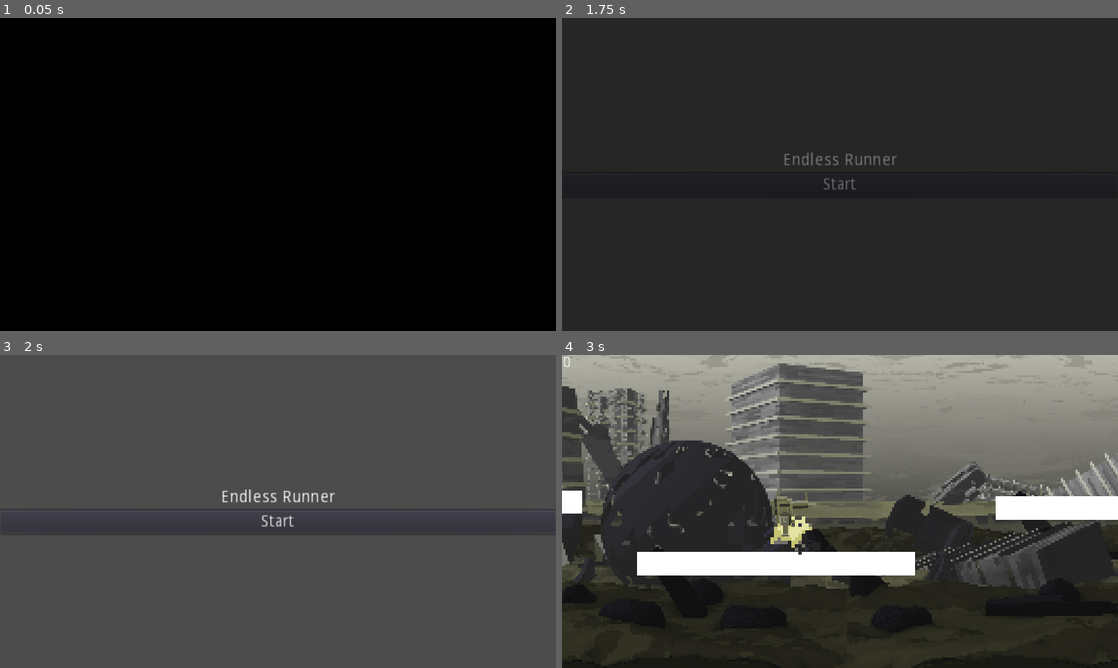
Above: before the commit, frames 1-4 (two rows, left to right).
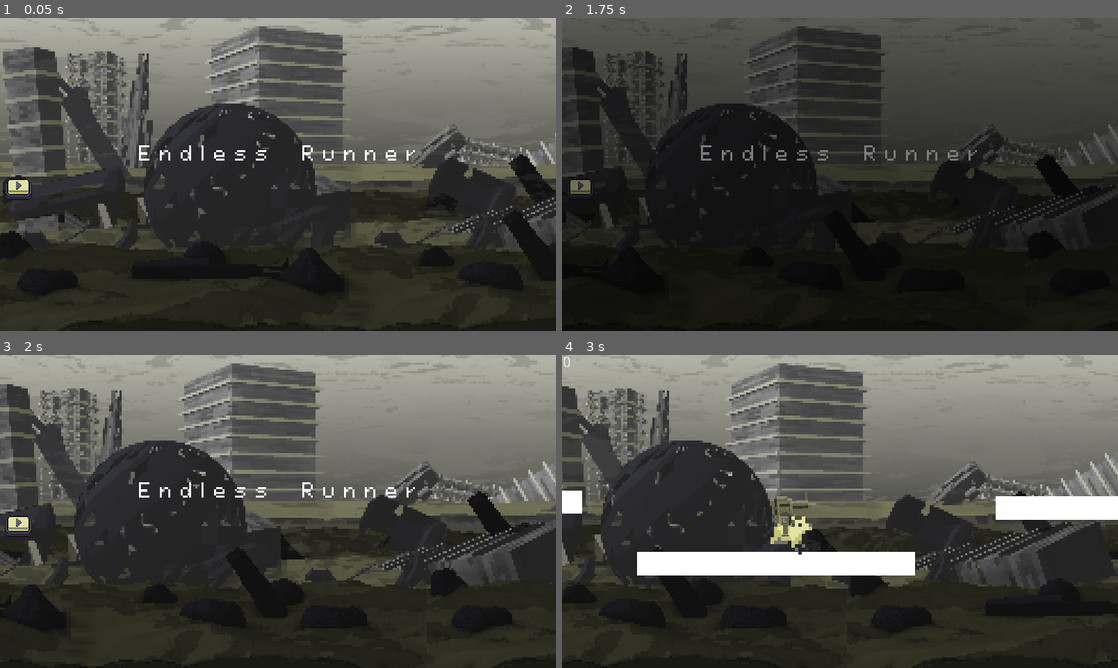
Above: after the commit, the same moments.

Repository: ginestopo/Endless-Runner
Game: Godot game, scene res://scenes/title/title.tscn
Two runs of this game, one before a commit and one after it. Both use one fixed random seed, a clock stepped at 60 frames per second and the inputs below. This scene is started directly instead of the project's main scene.
Inputs (mouse positions are in pixels of both pictures, inside the frame that each line leads up to):
- Up to frame 1 (0.05 s): no input
- Up to frame 2 (1.75 s): click (840, 187) at 0.52 s; click (840, 183) at 1.25 s, where only the run before the commit has a clickable "Start"
- Up to frame 3 (2 s): no input
- Up to frame 4 (3 s): click (840, 520) at 2 s, where only the run before the commit has a clickable "Start"; move the mouse to (962, 495) at 2.77 s; hold D (right) from 2.78 s (still down)

The runs differ from the first frame. In frame 1, 94% of the frame differs, in the area x 0-100%, y 0-100%; in frame 2, 41%; in frame 3, 81%; in frame 4, nothing differs.

Commit message:
Title scene edited
Added an animated play button. Added custom pixel art font.

Diff:
--- a/scenes/title/title.gd
+++ b/scenes/title/title.gd
@@ -8,5 +8,5 @@
 	$FadeController.play("fade_in")
 
 
-func _on_start_pressed() -> void:
+func _on_TextureButton_pressed() -> void:
 	get_tree().change_scene(_start)
--- a/scenes/title/title.tscn
+++ b/scenes/title/title.tscn
@@ -1,9 +1,63 @@
-[gd_scene load_steps=4 format=2]
+[gd_scene load_steps=21 format=2]
 
 [ext_resource path="res://scenes/title/title.gd" type="Script" id=1]
-
-[sub_resource type="Animation" id=1]
-resource_name = "fade_in"
+[ext_resource path="res://resources/pixel art/ParallaxBackground/ParallaxLayers/CloudsLayer.png" type="Texture" id=2]
+[ext_resource path="res://resources/pixel art/ParallaxBackground/ParallaxLayers/foregroundLayer.png" type="Texture" id=3]
+[ext_resource path="res://resources/pixel art/ParallaxBackground/ParallaxLayers/midgroundLayer.png" type="Texture" id=4]
+[ext_resource path="res://resources/pixel art/ParallaxBackground/ParallaxLayers/backgroundLayer.png" type="Texture" id=5]
+[ext_resource path="res://resources/fonts/PixeloidSans.ttf" type="DynamicFontData" id=6]
+[ext_resource path="res://resources/pixel art/UI/play_button1.png" type="Texture" id=7]
+[ext_resource path="res://resources/pixel art/UI/play_button2.png" type="Texture" id=8]
+
+[sub_resource type="Gradient" id=1]
+
+[sub_resource type="GradientTexture" id=2]
+gradient = SubResource( 1 )
+width = 256
+
+[sub_resource type="Shader" id=3]
+code = "shader_type canvas_item;
+
+
+uniform float speed;
+
+
+
+void fragment () {
+	COLOR = texture(TEXTURE, vec2(UV.x + TIME * speed, UV.y));
+
+}"
+
+[sub_resource type="ShaderMaterial" id=4]
+shader = SubResource( 3 )
+shader_param/speed = 0.01
+
+[sub_resource type="ShaderMaterial" id=5]
+shader = SubResource( 3 )
+shader_param/speed = 0.02
+
+[sub_resource type="ShaderMaterial" id=6]
+shader = SubResource( 3 )
+shader_param/speed = 0.03
+
+[sub_resource type="ShaderMaterial" id=7]
+shader = SubResource( 3 )
+shader_param/speed = 0.1
+
+[sub_resource type="ShaderMaterial" id=8]
+shader = SubResource( 3 )
+shader_param/speed = 0.05
+
+[sub_resource type="ShaderMaterial" id=9]
+shader = SubResource( 3 )
+shader_param/speed = 0.2
+
+[sub_resource type="DynamicFont" id=12]
+extra_spacing_char = 7
+extra_spacing_space = 10
+font_data = ExtResource( 6 )
+
+[sub_resource type="Animation" id=10]
 length = 2.0
 tracks/0/type = "value"
 tracks/0/path = NodePath("FadeIn:modulate")
@@ -30,8 +84,7 @@
 "values": [ true, false ]
 }
 
-[sub_resource type="Animation" id=2]
-resource_name = "fade_out"
+[sub_resource type="Animation" id=11]
 length = 3.0
 tracks/0/type = "value"
 tracks/0/path = NodePath("FadeIn:modulate")
@@ -68,6 +121,52 @@
 }
 _start = "res://scenes/world/world.tscn"
 
+[node name="Background" type="Node2D" parent="."]
+scale = Vector2( 0.3, 0.3 )
+
+[node name="Sprite" type="Sprite" parent="Background"]
+modulate = Color( 0.713726, 0.713726, 0.666667, 1 )
+position = Vector2( 1668.8, 391.769 )
+rotation = -1.5708
+scale = Vector2( 3.09461, 1741.07 )
+texture = SubResource( 2 )
+
+[node name="BackClouds" type="Sprite" parent="Background"]
+modulate = Color( 1, 1, 1, 0.564706 )
+material = SubResource( 4 )
+texture = ExtResource( 2 )
+centered = false
+
+[node name="BackLayer" type="Sprite" parent="Background"]
+material = SubResource( 5 )
+position = Vector2( 0, -130 )
+texture = ExtResource( 5 )
+centered = false
+
+[node name="FrontLayer2" type="Sprite" parent="Background"]
+material = SubResource( 6 )
+position = Vector2( 0, -193.333 )
+texture = ExtResource( 3 )
+centered = false
+
+[node name="MidClouds" type="Sprite" parent="Background"]
+modulate = Color( 1, 1, 1, 0.141176 )
+material = SubResource( 7 )
+texture = ExtResource( 2 )
+centered = false
+
+[node name="MidLayer" type="Sprite" parent="Background"]
+material = SubResource( 8 )
+position = Vector2( 0, -3.33332 )
+texture = ExtResource( 4 )
+centered = false
+
+[node name="FrontLayer" type="Sprite" parent="Background"]
+material = SubResource( 9 )
+position = Vector2( 0, -33.3333 )
+texture = ExtResource( 3 )
+centered = false
+
 [node name="VBoxContainer" type="VBoxContainer" parent="."]
 anchor_right = 1.0
 anchor_bottom = 1.0
@@ -77,19 +176,25 @@
 }
 
 [node name="Title" type="Label" parent="VBoxContainer"]
-margin_top = 116.0
+margin_top = 66.0
 margin_right = 480.0
-margin_bottom = 130.0
+margin_bottom = 129.0
+custom_fonts/font = SubResource( 12 )
 text = "Endless Runner"
 align = 1
 
-[node name="Start" type="Button" parent="VBoxContainer"]
-margin_top = 134.0
-margin_right = 480.0
-margin_bottom = 154.0
-text = "Start"
+[node name="TextureButton" type="TextureButton" parent="VBoxContainer"]
+margin_left = 192.0
+margin_top = 99.0
+margin_right = 32.0
+margin_bottom = 32.0
+rect_scale = Vector2( 3, 3 )
+texture_normal = ExtResource( 7 )
+texture_pressed = ExtResource( 8 )
+stretch_mode = 4
 
 [node name="FadeIn" type="ColorRect" parent="."]
+visible = false
 anchor_right = 1.0
 anchor_bottom = 1.0
 color = Color( 0, 0, 0, 1 )
@@ -99,7 +204,7 @@
 }
 
 [node name="FadeController" type="AnimationPlayer" parent="."]
-anims/fade_in = SubResource( 1 )
-anims/fade_out = SubResource( 2 )
-
-[connection signal="pressed" from="VBoxContainer/Start" to="." method="_on_start_pressed"]
+anims/fade_in = SubResource( 10 )
+anims/fade_out = SubResource( 11 )
+
+[connection signal="pressed" from="VBoxContainer/TextureButton" to="." method="_on_TextureButton_pressed"]
Binary file added: resources/fonts/PixeloidSans-Bold.ttf
Binary file added: resources/fonts/PixeloidSans.ttf
Binary file added: resources/pixel art/UI/play_button1.png
Not shown, added: resources/pixel art/UI/play_button1.png.import
Binary file added: resources/pixel art/UI/play_button2.png
Not shown, added: resources/pixel art/UI/play_button2.png.import
